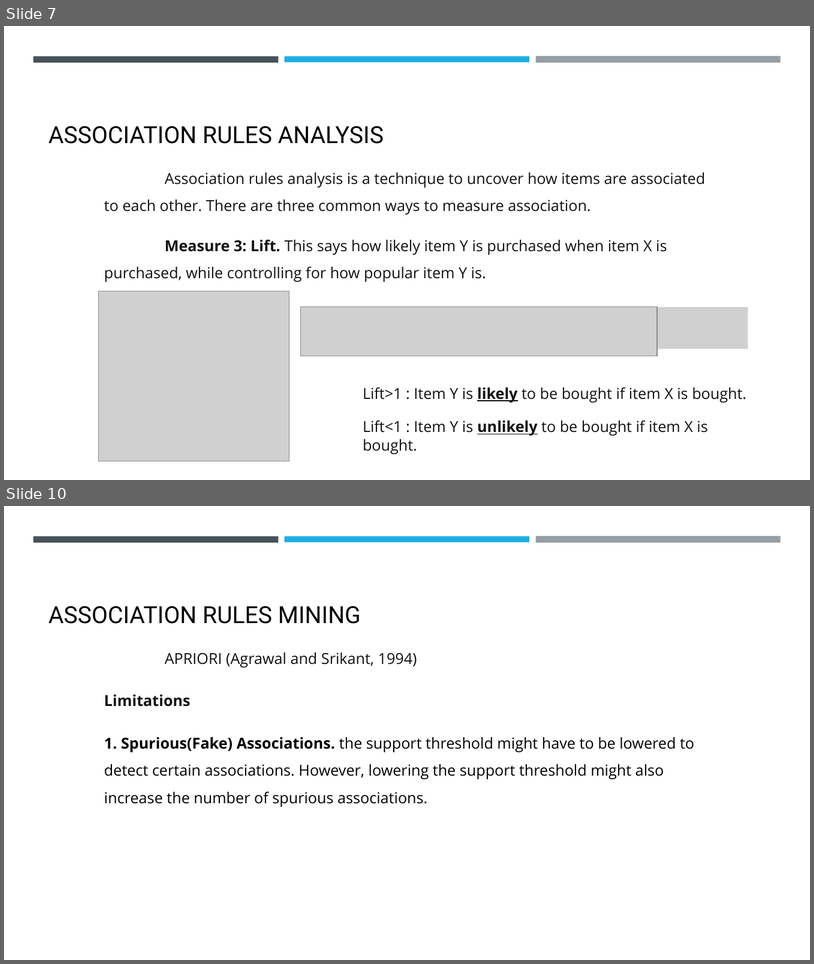
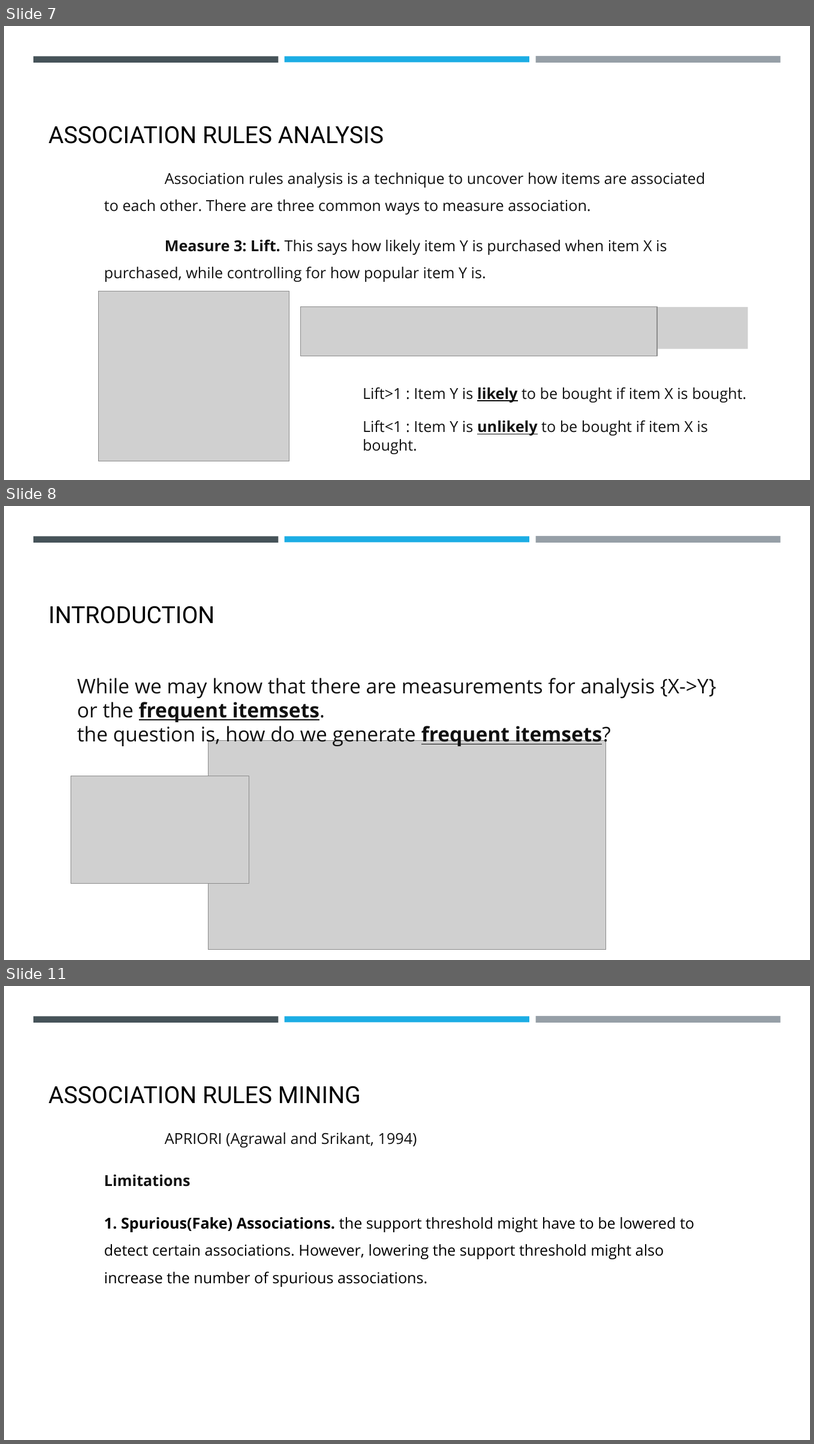
Before and after one commit to Wanarut/Review_literature, a slide deck: Impact of Genetic Algorithms Operators on Association Rules Extraction.pptx. Shown one above the other, each under a label of ours: slides 7 and 10 before the commit, slides 7, 8 and 11 after it; the slides between them are not shown. The pictures are 814x964 and 814x1444 pixels, drawn with LibreOffice and Linux fonts; fonts in the diff are those of the drawing; grey boxes stand for pictures. Boxes give left, top, right and bottom in pixels: in the first picture for what was removed or moved away, otherwise in the second. Text is boxed around its words. In the diff, an @@ line names an element or a change of style, - is before the commit and + after.

```diff
--- a/Impact of Genetic Algorithms Operators on Association Rules Extraction.pptx
+++ b/Impact of Genetic Algorithms Operators on Association Rules Extraction.pptx
@@ slide 8 added at [4, 506, 810, 960], background #FFFFFF; not listed: 3 template elements that a slide beside it also shows @@
@@ title added at [48, 606, 215, 624], 28 pt, text #000000 @@
+INTRODUCTION
@@ text added at [77, 678, 717, 747], 24 pt, text #111111 @@
+While we may know that there are measurements for analysis {X->Y} or the frequent itemsets.
+the question is, how do we generate frequent itemsets?
@@ picture added at [209, 741, 606, 949] @@
@@ picture added at [71, 776, 249, 883] @@
@@ what was slide 10 is now slide 11 @@
```
Also in this commit, not shown: 3 slides changed.
